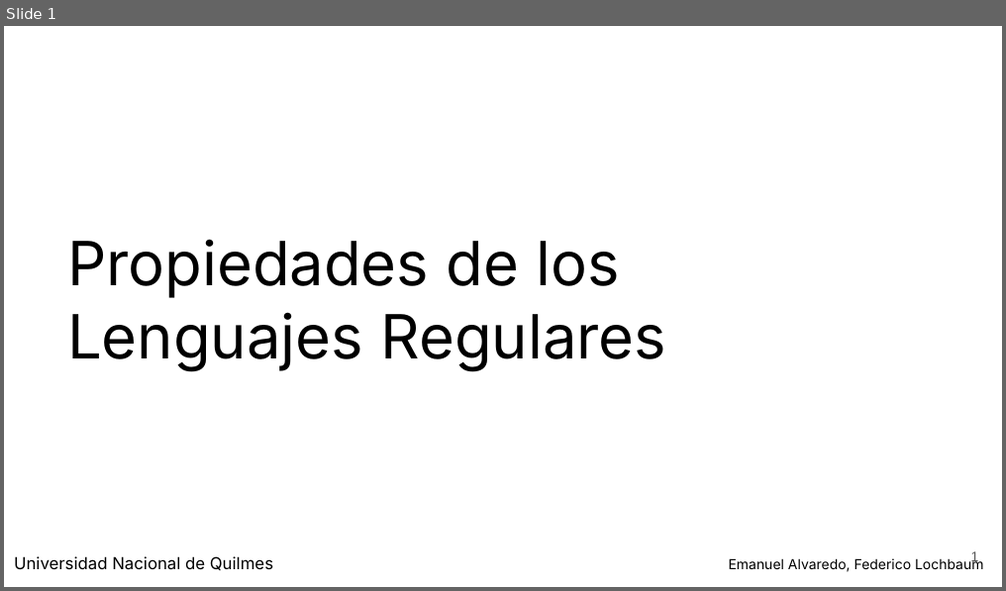
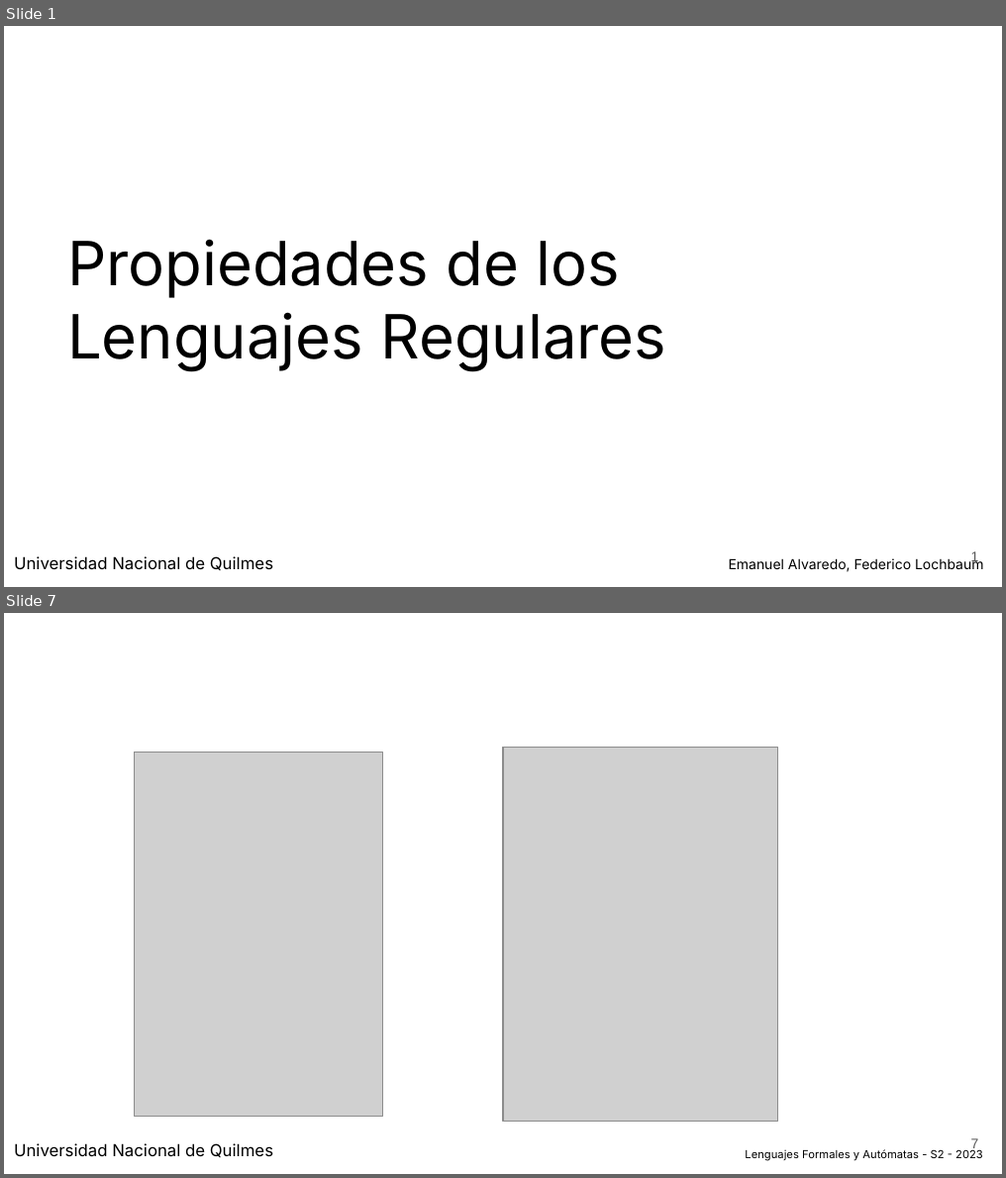
Before and after one commit to FedeLoch/LFA-UNQ-TEO, a slide deck: pptx/LFA T7 ( Propiedades L Regulares ) - 2023 - S2.pptx. Shown one above the other, each under a label of ours: slide 1 before the commit, slides 1 and 7 after it; the slides between them are not shown. The pictures are 1006x591 and 1006x1178 pixels, drawn with LibreOffice and Linux fonts; fonts in the diff are those of the drawing; grey boxes stand for pictures. Boxes give left, top, right and bottom in pixels: in the first picture for what was removed or moved away, otherwise in the second. Text is boxed around its words. In the diff, an @@ line names an element or a change of style, - is before the commit and + after.

```diff
--- a/pptx/LFA T7 ( Propiedades L Regulares ) - 2023 - S2.pptx
+++ b/pptx/LFA T7 ( Propiedades L Regulares ) - 2023 - S2.pptx
@@ slide 7 added at <box>4,613,1002,1174</box>, background #FFFFFF @@
@@ picture added at <box>134,753,382,1117</box> @@
@@ picture added at <box>503,748,777,1122</box> @@
@@ subtitle added at <box>14,1144,273,1157</box>, 12 pt, text #000000 @@
+Universidad Nacional de Quilmes
@@ page number added at <box>971,1139,979,1153</box>, 10 pt, text #595959 @@
+7
@@ text added at <box>745,1150,983,1161</box>, 8 pt, text #000000 @@
+Lenguajes Formales y Autómatas - S2 - 2023
```
Also in this commit, not shown: 31 other slides added, 3 other files.
